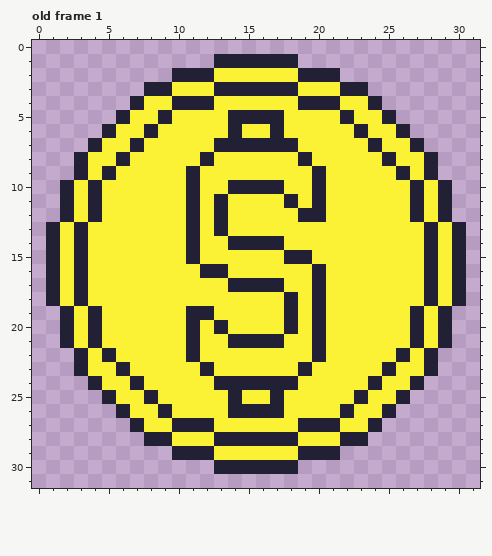
Two states of a pixel-art file, art/coin.aseprite. Above is the file before it was changed.
32x32 pixels, 2 frames. Shown: old frame 1. The commit also changed other frames, which this record leaves out.
The result:
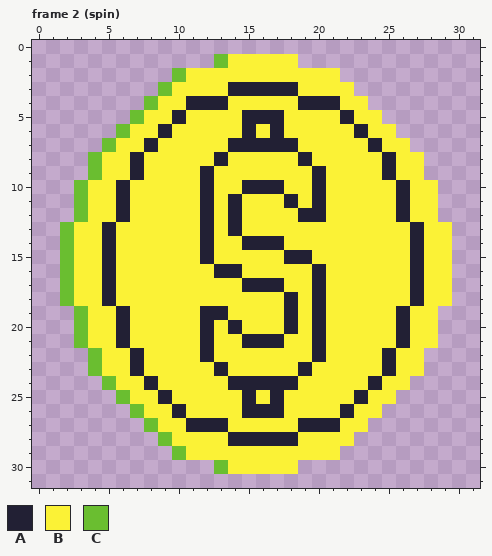
Palette (. is transparent): A #222034  B #fbf236  C #6abe30
A new or re-ordered frame is compared with the old frame closest to it.
Message: start building out coin normal and height maps
The exact change:
layer "unshaded" added
layer "reference" added
layer "Layer 1" removed
frames re-ordered
--- frame 2 (spin) against old frame 1
@@ x 0..31 @@
  0 ................................
- 1 .............AAAAAA.............
- 2 ..........AAABBBBBBAAA..........
- 3 ........AABBBAAAAAABBBAA........
- 4 .......ABBAAABBBBBBAAABBA.......
- 5 ......ABBABBBBAAAABBBBABBA......
- 6 .....ABBABBBBBABBABBBBBABBA.....
- 7 ....ABBABBBBBAAAAAABBBBBABBA....
- 8 ...ABBABBBBBABBBBBBABBBBBABBA...
- 9 ...ABABBBBBABBBBBBBBABBBBBABA...
-10 ..ABABBBBBBABBAAAABBABBBBBBABA..
-11 ..ABABBBBBBABABBBBABABBBBBBABA..
-12 ..ABABBBBBBABABBBBBAABBBBBBABA..
-13 .ABABBBBBBBABABBBBBBBBBBBBBBABA.
-14 .ABABBBBBBBABBAAAABBBBBBBBBBABA.
-15 .ABABBBBBBBABBBBBBAABBBBBBBBABA.
-16 .ABABBBBBBBBAABBBBBBABBBBBBBABA.
-17 .ABABBBBBBBBBBAAAABBABBBBBBBABA.
-18 .ABABBBBBBBBBBBBBBABABBBBBBBABA.
-19 ..ABABBBBBBAABBBBBABABBBBBBABA..
-20 ..ABABBBBBBABABBBBABABBBBBBABA..
-21 ..ABABBBBBBABBAAAABBABBBBBBABA..
-22 ...ABABBBBBABBBBBBBBABBBBBABA...
-23 ...ABBABBBBBABBBBBBABBBBBABBA...
-24 ....ABBABBBBBAAAAAABBBBBABBA....
-25 .....ABBABBBBBABBABBBBBABBA.....
-26 ......ABBABBBBAAAABBBBABBA......
-27 .......ABBAAABBBBBBAAABBA.......
-28 ........AABBBAAAAAABBBAA........
-29 ..........AAABBBBBBAAA..........
-30 .............AAAAAA.............
+ 1 .............CBBBBB.............
+ 2 ..........CBBBBBBBBBBB..........
+ 3 .........CBBBBAAAAABBBB.........
+ 4 ........CBBAAABBBBBAAABB........
+ 5 .......CBBABBBBAAABBBBABB.......
+ 6 ......CBBABBBBBABABBBBBABB......
+ 7 .....CBBABBBBBAAAAABBBBBABB.....
+ 8 ....CBBABBBBBABBBBBABBBBBABB....
+ 9 ....CBBABBBBABBBBBBBABBBBABB....
+10 ...CBBABBBBBABBAAABBABBBBBABB...
+11 ...CBBABBBBBABABBBABABBBBBABB...
+12 ...CBBABBBBBABABBBBAABBBBBABB...
+13 ..CBBABBBBBBABABBBBBBBBBBBBABB..
+14 ..CBBABBBBBBABBAAABBBBBBBBBABB..
+15 ..CBBABBBBBBABBBBBAABBBBBBBABB..
+16 ..CBBABBBBBBBAABBBBBABBBBBBABB..
+17 ..CBBABBBBBBBBBAAABBABBBBBBABB..
+18 ..CBBABBBBBBBBBBBBABABBBBBBABB..
+19 ...CBBABBBBBAABBBBABABBBBBABB...
+20 ...CBBABBBBBABABBBABABBBBBABB...
+21 ...CBBABBBBBABBAAABBABBBBBABB...
+22 ....CBBABBBBABBBBBBBABBBBABB....
+23 ....CBBABBBBBABBBBBABBBBBABB....
+24 .....CBBABBBBBAAAAABBBBBABB.....
+25 ......CBBABBBBBABABBBBBABB......
+26 .......CBBABBBBAAABBBBABB.......
+27 ........CBBAAABBBBBAAABB........
+28 .........CBBBBAAAAABBBB.........
+29 ..........CBBBBBBBBBBB..........
+30 .............CBBBBB.............
 31 ................................
Where, in picture pixels (left, top, right, bottom), the same in both pictures:
changed: (46, 54, 466, 474)
